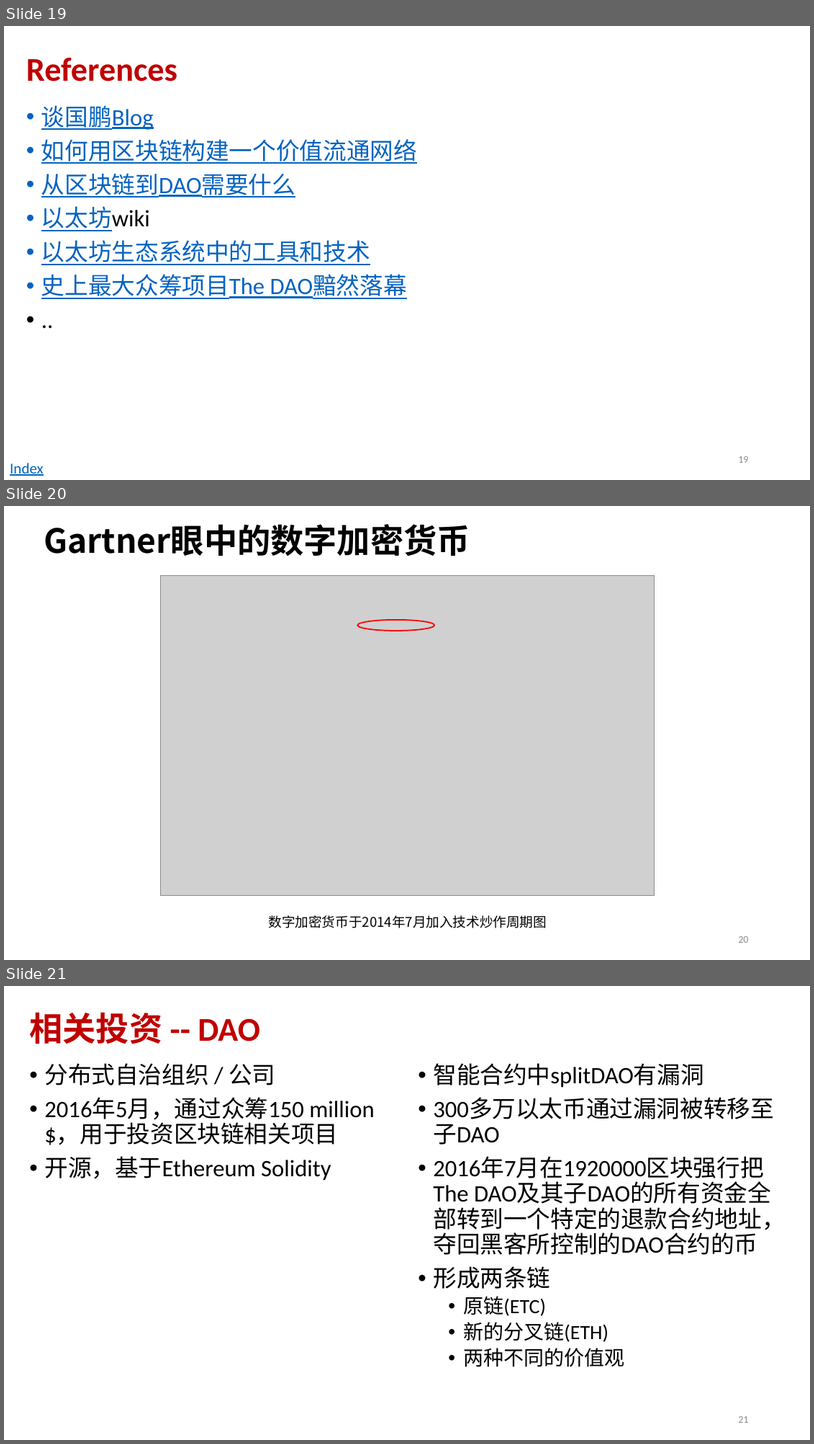
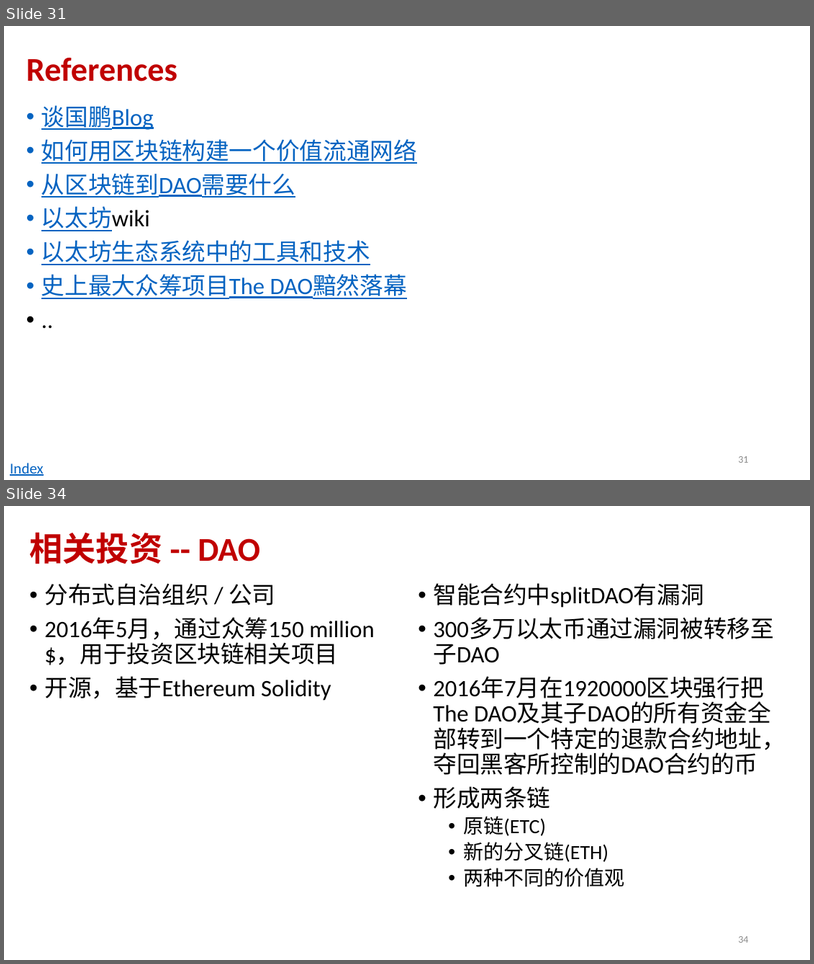
Before and after one commit to andyplusplus/blockchain, a slide deck: how_bitcoin_works_2/bc_1_blockChain.pptx. Shown one above the other, each under a label of ours: slides 19, 20 and 21 before the commit, slides 31 and 34 after it; the slides between them are not shown. The pictures are 814x1444 and 814x964 pixels, drawn with LibreOffice and Linux fonts; fonts in the diff are those of the drawing; grey boxes stand for pictures; background and template pictures are left out. Boxes give left, top, right and bottom in pixels: in the first picture for what was removed or moved away, otherwise in the second. Text is boxed around its words. In the diff, an @@ line names an element or a change of style, - is before the commit and + after.

```diff
--- a/how_bitcoin_works_2/bc_1_blockChain.pptx
+++ b/how_bitcoin_works_2/bc_1_blockChain.pptx
@@ slide 20 removed at [4,506,810,960], background #FFFFFF @@
@@ title removed at [44,524,470,556] @@
-Gartner眼中的数字加密货币
@@ picture removed at [161,576,655,895] @@
@@ ellipse removed at [358,620,435,631] @@
@@ text removed at [268,915,547,928] @@
-数字加密货币于2014年7月加入技术炒作周期图
@@ page number removed at [738,936,748,942] @@
-20
@@ what was slide 19 is now slide 31 @@
@@ page number at [738,456,748,462]: text changed @@
-19
+31
@@ what was slide 21 is now slide 34 @@
@@ page number at [738,936,748,942]: text changed @@
-21
+34
```
Also in this commit, not shown: 6 slides changed, 15 slides added, 1 other slide removed, 2 other files.
